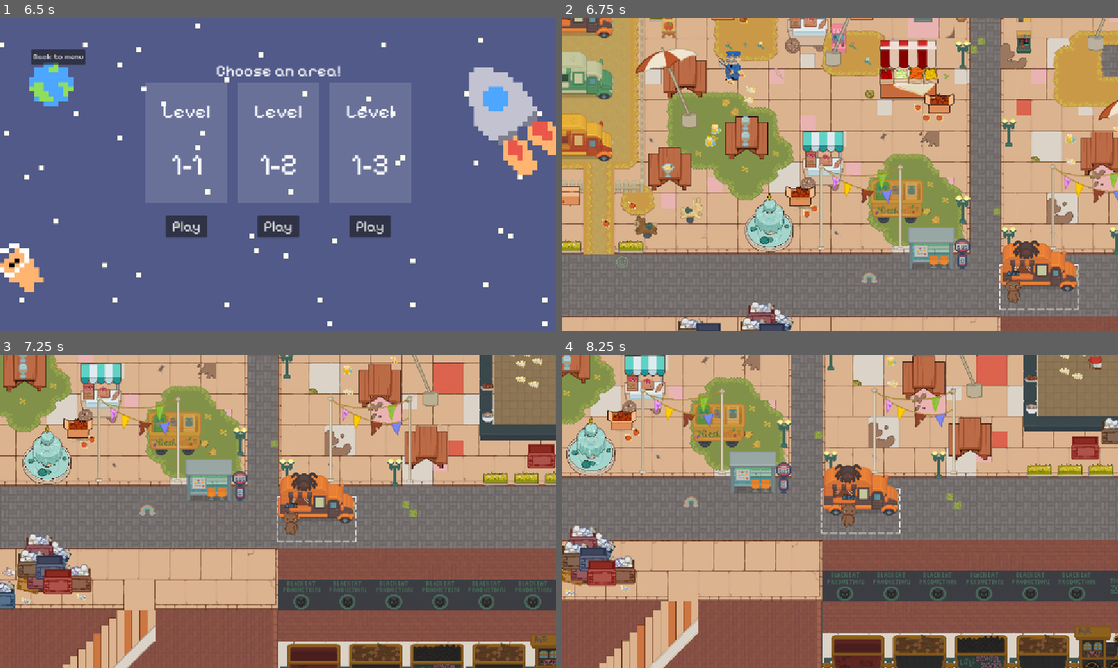
Above: before the commit, frames 1-4 (two rows, left to right).
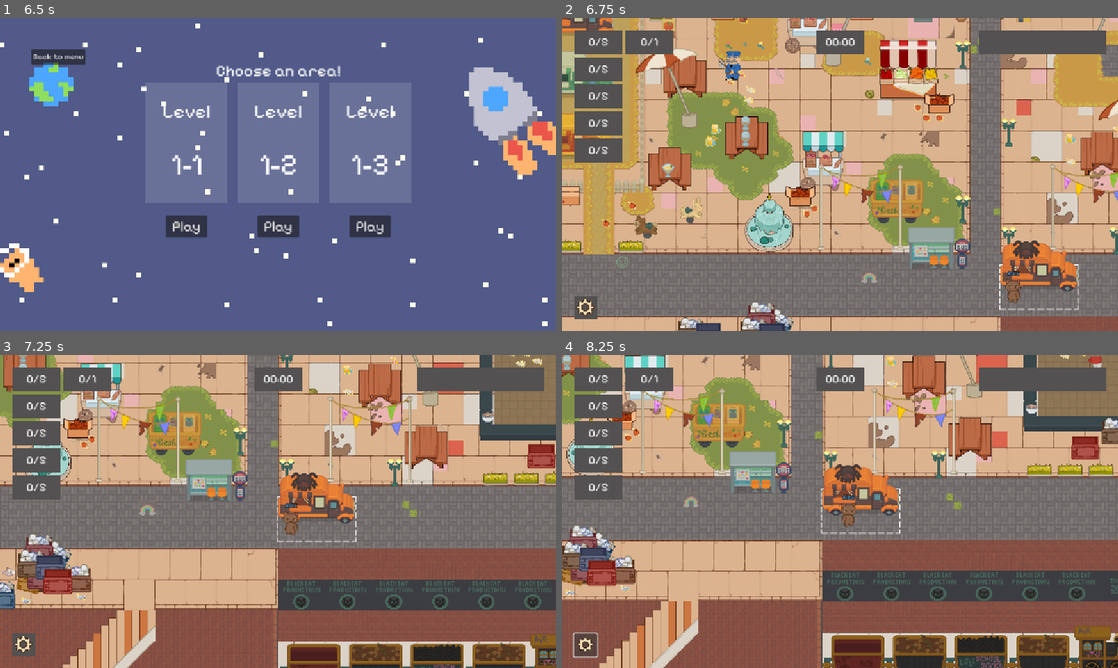
Above: after the commit, the same moments.

Repository: Lambozhuang/project-cats
Game: Godot game, scene res://ui/lobby.tscn
Same seed, same stepped clock (60 frames per second), same inputs: the game is played once before the commit and once after it.
Inputs (mouse positions are in pixels of both pictures, inside the frame that each line leads up to):
- Up to frame 1 (6.5 s): click "Settings" at 0.5 s; click "Start" at 1.25 s; click (266, 155) at 2.02 s; type "Alex" at 2.1 s; click "Host" at 2.75 s; click "START!" at 3.5 s; click "Select" at 4.25 s; click "Ready!" at 5 s; click "Map 1" at 5.75 s
- Up to frame 2 (6.75 s): click "Play" at 6.5 s
- Up to frame 3 (7.25 s): no input
- Up to frame 4 (8.25 s): click (584, 646) at 7.27 s; hold Right (move_right) from 8.03 s (still down); tap J (carry) at 8.1 s

Frame 1 is identical in both runs. In frame 2, 6.5% of the frame differs, in the area x 2-98%, y 4-97%; in frame 3, 6.5%; in frame 4, 6.6%, in the area x 1-98%, y 4-97%.

Commit message:
add item drop count

Diff:
--- a/game_state.gd
+++ b/game_state.gd
@@ -43,9 +43,6 @@
 		if not players_ready[p_id]:
 			return false
 	return true
-
-
-# -------- Current Level State --------
 
 
 # -------- Signals --------
--- a/item/item.gd
+++ b/item/item.gd
@@ -100,6 +100,7 @@
 		# Check if dropped in the collection area
 		var overlapping_areas = get_overlapping_areas()
 		for area in overlapping_areas:
-			print("Item dropped in area: ", area.name)
-			if area.name == "CollectionArea":
-				print(item_type)
+			# print("Item dropped in area: ", area.name)
+			if area.name == "CollectionArea" and multiplayer.is_server():
+				print("Item: ", item_type, " dropped in collection area")
+				get_tree().get_root().get_node("Demo1")._on_item_dropped(item_type)
--- /dev/null
+++ b/level/demo_1.gd
@@ -0,0 +1,54 @@
+extends Node
+
+const APPLE_REQUIRED := 5
+const BEER_REQUIRED := 5
+const FISH_REQUIRED := 5
+const FISH_BONE_REQUIRED := 5
+const POP_CORN_REQUIRED := 5
+const ET_REQUIRED := 1
+
+var item_required_counts := {
+	"apple": APPLE_REQUIRED,
+	"beer": BEER_REQUIRED,
+	"fish": FISH_REQUIRED,
+	"fish_bone": FISH_BONE_REQUIRED,
+	"pop_corn": POP_CORN_REQUIRED,
+	"et": ET_REQUIRED
+}
+
+var items := {
+	1: "apple",
+	2: "beer",
+	3: "fish",
+	4: "fish_bone",
+	5: "pop_corn",
+	6: "et"
+}
+
+var item_counts := {
+	"apple": 0,
+	"beer": 0,
+	"fish": 0,
+	"fish_bone": 0,
+	"pop_corn": 0,
+	"et": 0
+}
+
+func _ready():
+	update_item_ui()
+
+func _on_item_dropped(item_type: String) -> void:
+	if items.values().has(item_type):
+		update_item_count.rpc(item_type)
+
+@rpc("call_local")
+func update_item_count(item_type: String) -> void:
+	item_counts[item_type] += 1
+	update_item_ui()
+
+func update_item_ui() -> void:
+	# Update the UI with the current item counts
+	for item_id in items.keys():
+		var count_label = get_node("HUD/HUD/Item" + str(item_id) + "/Label")
+		if count_label:
+			count_label.text = str(item_counts[items[item_id]]) + "/" + str(item_required_counts[items[item_id]])
--- a/level/demo_1.tscn
+++ b/level/demo_1.tscn
@@ -1,5 +1,6 @@
-[gd_scene load_steps=23 format=3 uid="uid://bgnn78kuqqjks"]
-
+[gd_scene load_steps=24 format=3 uid="uid://bgnn78kuqqjks"]
+
+[ext_resource type="Script" uid="uid://b8qfn44xix1qo" path="res://level/demo_1.gd" id="1_2mhcq"]
 [ext_resource type="PackedScene" uid="uid://q1crtgsjgscq" path="res://level/van.tscn" id="1_fm3gc"]
 [ext_resource type="PackedScene" uid="uid://by7mnayrkygvi" path="res://level/map/level_1_map.tscn" id="2_n16k1"]
 [ext_resource type="PackedScene" uid="uid://hibqxwj4bwo3" path="res://item/item.tscn" id="3_2mhcq"]
@@ -29,6 +30,7 @@
 agent_radius = 15.0
 
 [node name="Demo1" type="Node"]
+script = ExtResource("1_2mhcq")
 
 [node name="GlobalNavigationRegion2D" type="NavigationRegion2D" parent="."]
 navigation_polygon = SubResource("NavigationPolygon_higlw")
@@ -367,4 +369,4 @@
 global_navigation_region = NodePath("../GlobalNavigationRegion2D")
 npc_type = "officer"
 
-[node name="Hud" parent="." instance=ExtResource("21_n16k1")]
+[node name="HUD" parent="." instance=ExtResource("21_n16k1")]
--- a/player/player.gd
+++ b/player/player.gd
@@ -40,8 +40,8 @@
 			$AnimatedSprite2D.animation = "idle"
 
 func _physics_process(delta: float) -> void:
-	if multiplayer.get_unique_id() != 1:
-			print(is_multiplayer_authority())
+	# if multiplayer.get_unique_id() != 1:
+	# 	print(is_multiplayer_authority())
 	if multiplayer.multiplayer_peer == null or str(multiplayer.get_unique_id()) == str(name):
 		# The client which this player represent will update the controls state, and notify it to everyone.
 		inputs.update()
--- a/ui/hud.tscn
+++ b/ui/hud.tscn
@@ -35,7 +35,7 @@
 [sub_resource type="LabelSettings" id="LabelSettings_546lt"]
 font_size = 30
 
-[node name="Hud" type="CanvasLayer"]
+[node name="HUD" type="CanvasLayer"]
 
 [node name="PauseMenu" type="Control" parent="."]
 visible = false
@@ -61,8 +61,7 @@
 offset_bottom = 136.0
 text = "Resume"
 
-[node name="Hud" type="Control" parent="."]
-visible = false
+[node name="HUD" type="Control" parent="."]
 layout_mode = 3
 anchors_preset = 15
 anchor_right = 1.0
@@ -75,14 +74,40 @@
 grow_vertical = 2
 theme = ExtResource("1_rbyyf")
 
-[node name="RegularItem" type="ColorRect" parent="Hud"]
+[node name="Item1" type="ColorRect" parent="HUD"]
 custom_minimum_size = Vector2(100, 50)
 layout_mode = 2
 offset_right = 100.0
 offset_bottom = 50.0
 color = Color(0.32549, 0.317647, 0.317647, 1)
 
-[node name="Label" type="Label" parent="Hud/RegularItem"]
+[node name="Label" type="Label" parent="HUD/Item1"]
+layout_mode = 1
+anchors_preset = 8
+anchor_left = 0.5
+anchor_top = 0.5
+anchor_right = 0.5
+anchor_bottom = 0.5
+offset_left = -20.5
+offset_top = -15.0
+offset_right = 20.5
+offset_bottom = 15.0
+grow_horizontal = 2
+grow_vertical = 2
+text = "0/5"
+label_settings = SubResource("LabelSettings_1v5rv")
+horizontal_alignment = 1
+vertical_alignment = 1
+
+[node name="Item2" type="ColorRect" parent="HUD"]
+custom_minimum_size = Vector2(100, 50)
+layout_mode = 2
+offset_top = 56.0
+offset_right = 100.0
+offset_bottom = 106.0
+color = Color(0.32549, 0.317647, 0.317647, 1)
+
+[node name="Label" type="Label" parent="HUD/Item2"]
 layout_mode = 1
 anchors_preset = 8
 anchor_left = 0.5
@@ -100,15 +125,15 @@
 horizontal_alignment = 1
 vertical_alignment = 1
 
-[node name="RegularItem2" type="ColorRect" parent="Hud"]
+[node name="Item3" type="ColorRect" parent="HUD"]
 custom_minimum_size = Vector2(100, 50)
 layout_mode = 2
-offset_top = 56.0
+offset_top = 112.0
 offset_right = 100.0
-offset_bottom = 106.0
-color = Color(0.32549, 0.317647, 0.317647, 1)
-
-[node name="Label" type="Label" parent="Hud/RegularItem2"]
+offset_bottom = 162.0
+color = Color(0.32549, 0.317647, 0.317647, 1)
+
+[node name="Label" type="Label" parent="HUD/Item3"]
 layout_mode = 1
 anchors_preset = 8
 anchor_left = 0.5
@@ -126,15 +151,15 @@
 horizontal_alignment = 1
 vertical_alignment = 1
 
-[node name="RegularItem3" type="ColorRect" parent="Hud"]
+[node name="Item4" type="ColorRect" parent="HUD"]
 custom_minimum_size = Vector2(100, 50)
 layout_mode = 2
-offset_top = 112.0
+offset_top = 168.0
 offset_right = 100.0
-offset_bottom = 162.0
-color = Color(0.32549, 0.317647, 0.317647, 1)
-
-[node name="Label" type="Label" parent="Hud/RegularItem3"]
+offset_bottom = 218.0
+color = Color(0.32549, 0.317647, 0.317647, 1)
+
+[node name="Label" type="Label" parent="HUD/Item4"]
 layout_mode = 1
 anchors_preset = 8
 anchor_left = 0.5
@@ -152,15 +177,15 @@
 horizontal_alignment = 1
 vertical_alignment = 1
 
-[node name="RegularItem4" type="ColorRect" parent="Hud"]
+[node name="Item5" type="ColorRect" parent="HUD"]
 custom_minimum_size = Vector2(100, 50)
 layout_mode = 2
-offset_top = 168.0
+offset_top = 224.0
 offset_right = 100.0
-offset_bottom = 218.0
-color = Color(0.32549, 0.317647, 0.317647, 1)
-
-[node name="Label" type="Label" parent="Hud/RegularItem4"]
+offset_bottom = 274.0
+color = Color(0.32549, 0.317647, 0.317647, 1)
+
+[node name="Label" type="Label" parent="HUD/Item5"]
 layout_mode = 1
 anchors_preset = 8
 anchor_left = 0.5
@@ -178,33 +203,7 @@
 horizontal_alignment = 1
 vertical_alignment = 1
 
-[node name="RegularItem5" type="ColorRect" parent="Hud"]
-custom_minimum_size = Vector2(100, 50)
-layout_mode = 2
-offset_top = 224.0
-offset_right = 100.0
-offset_bottom = 274.0
-color = Color(0.32549, 0.317647, 0.317647, 1)
-
-[node name="Label" type="Label" parent="Hud/RegularItem5"]
-layout_mode = 1
-anchors_preset = 8
-anchor_left = 0.5
-anchor_top = 0.5
-anchor_right = 0.5
-anchor_bottom = 0.5
-offset_left = -20.0
-offset_top = -10.0
-offset_right = 20.0
-offset_bottom = 10.0
-grow_horizontal = 2
-grow_vertical = 2
-text = "0/5"
-label_settings = SubResource("LabelSettings_1v5rv")
-horizontal_alignment = 1
-vertical_alignment = 1
-
-[node name="SpaceItem" type="ColorRect" parent="Hud"]
+[node name="Item6" type="ColorRect" parent="HUD"]
 custom_minimum_size = Vector2(100, 50)
 layout_mode = 2
 offset_left = 106.0
@@ -212,7 +211,7 @@
 offset_bottom = 50.0
 color = Color(0.32549, 0.317647, 0.317647, 1)
 
-[node name="Label" type="Label" parent="Hud/SpaceItem"]
+[node name="Label" type="Label" parent="HUD/Item6"]
 layout_mode = 1
 anchors_preset = 8
 anchor_left = 0.5
@@ -230,7 +229,7 @@
 horizontal_alignment = 1
 vertical_alignment = 1
 
-[node name="Time" type="ColorRect" parent="Hud"]
+[node name="Time" type="ColorRect" parent="HUD"]
 custom_minimum_size = Vector2(100, 0)
 layout_mode = 2
 anchor_left = 0.5
@@ -241,7 +240,7 @@
 grow_horizontal = 2
 color = Color(0.32549, 0.317647, 0.317647, 1)
 
-[node name="Label" type="Label" parent="Hud/Time"]
+[node name="Label" type="Label" parent="HUD/Time"]
 layout_mode = 1
 anchors_preset = 8
 anchor_left = 0.5
@@ -259,7 +258,7 @@
 horizontal_alignment = 1
 vertical_alignment = 1
 
-[node name="CatStat" type="ColorRect" parent="Hud"]
+[node name="CatStat" type="ColorRect" parent="HUD"]
 custom_minimum_size = Vector2(100, 0)
 layout_mode = 2
 anchor_left = 1.0
@@ -269,7 +268,7 @@
 grow_horizontal = 0
 color = Color(0.32549, 0.317647, 0.317647, 1)
 
-[node name="Settings" type="Button" parent="Hud"]
+[node name="Settings" type="Button" parent="HUD"]
 layout_mode = 1
 anchors_preset = 2
 anchor_top = 1.0
@@ -282,7 +281,7 @@
 icon_alignment = 1
 expand_icon = true
 
-[node name="Timeout" type="ColorRect" parent="Hud"]
+[node name="Timeout" type="ColorRect" parent="HUD"]
 visible = false
 layout_mode = 1
 anchors_preset = 8
@@ -298,7 +297,7 @@
 grow_vertical = 2
 color = Color(0.32549, 0.352941, 0.521569, 1)
 
-[node name="Label" type="Label" parent="Hud/Timeout"]
+[node name="Label" type="Label" parent="HUD/Timeout"]
 layout_mode = 1
 anchors_preset = 8
 anchor_left = 0.5
@@ -316,7 +315,7 @@
 horizontal_alignment = 1
 vertical_alignment = 1
 
-[node name="AlertMessage" type="ColorRect" parent="Hud"]
+[node name="AlertMessage" type="ColorRect" parent="HUD"]
 visible = false
 layout_mode = 0
 offset_left = 404.0
@@ -325,7 +324,7 @@
 offset_bottom = 602.0
 color = Color(0.32549, 0.317647, 0.317647, 1)
 
-[node name="Label" type="Label" parent="Hud/AlertMessage"]
+[node name="Label" type="Label" parent="HUD/AlertMessage"]
 layout_mode = 1
 anchors_preset = 8
 anchor_left = 0.5
@@ -343,7 +342,7 @@
 horizontal_alignment = 1
 vertical_alignment = 1
 
-[node name="Captured" type="ColorRect" parent="Hud"]
+[node name="Captured" type="ColorRect" parent="HUD"]
 visible = false
 layout_mode = 1
 anchors_preset = 15
@@ -353,7 +352,7 @@
 grow_vertical = 2
 color = Color(0.601223, 0.601223, 0.601223, 0.137255)
 
-[node name="Label" type="Label" parent="Hud/Captured"]
+[node name="Label" type="Label" parent="HUD/Captured"]
 layout_mode = 1
 anchors_preset = 8
 anchor_left = 0.5
Not shown, added: level/demo_1.gd.uid
